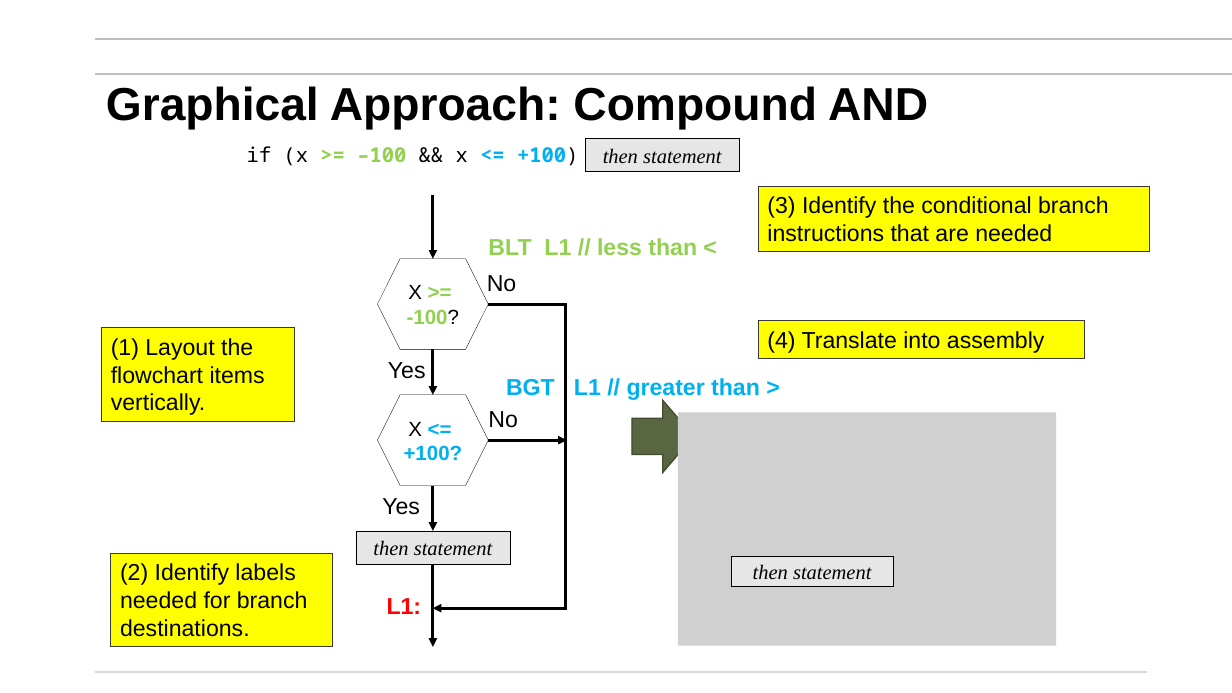
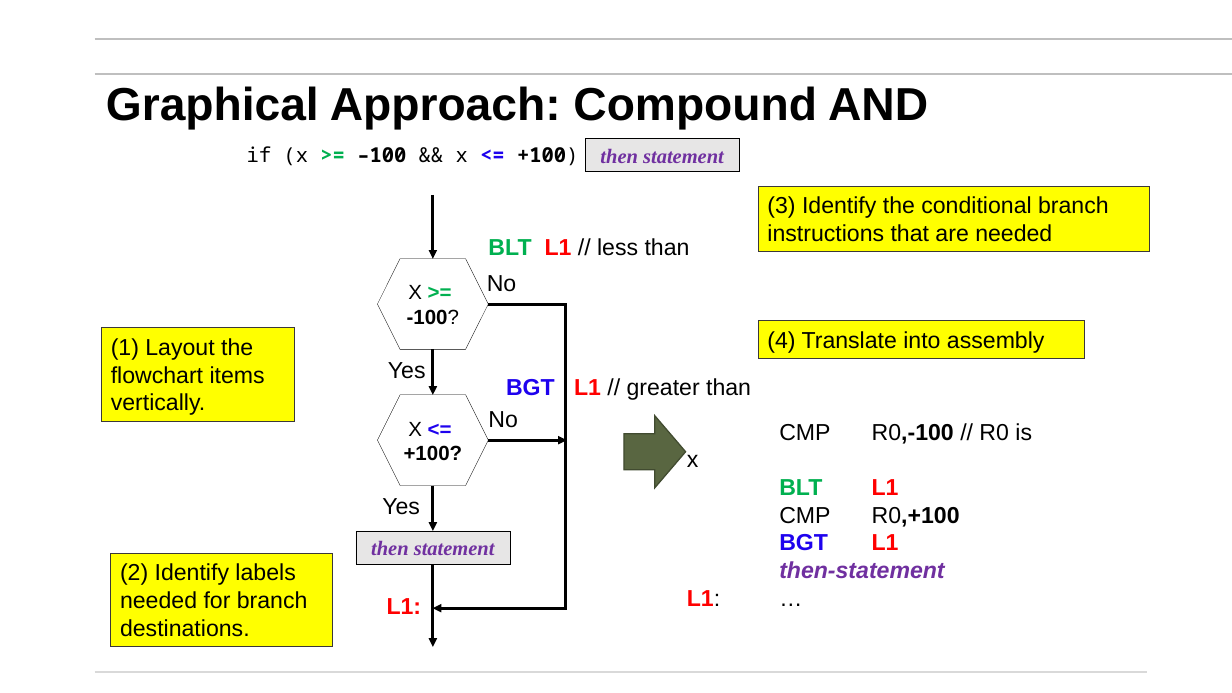
Before and after one commit to mikegrace2/CSEN20-Fall2026-Course-Website, a slide deck: slide 35 of Week05_MakindDecisionsAndWritingLoops/Ch06_MakingDecisions_WritingLoops_V4.pptx (slide 42 before the commit). Drawn at 1232x693 pixels with LibreOffice and Linux fonts; fonts in the diff are those of the drawing; grey boxes stand for pictures; background and template pictures are left out. Boxes give left, top, right and bottom in pixels: in the first picture for what was removed or moved away, otherwise in the second. Text is boxed around its words. In the diff, an @@ line names an element or a change of style, - is before the commit and + after.

Commit message:
Updated and rearranged, some coloring changes, some hiding parts, fixed some error parts ...

```diff
--- a/Week05_MakindDecisionsAndWritingLoops/Ch06_MakingDecisions_WritingLoops_V4.pptx
+++ b/Week05_MakindDecisionsAndWritingLoops/Ch06_MakingDecisions_WritingLoops_V4.pptx
@@ text "if (x >= –100 && ..." at [247, 146, 578, 166]: text colour #92D050 to #00B050 in ">="; text colour #92D050 to #000000 in "–100"; text colour #00B0F0 to #1E02EE in "<="; text colour #00B0F0 to #000000 in "+100)" @@
@@ rectangle "then statement" at [585, 139, 739, 172]: text colour #000000 to #7030A0, bold on @@
@@ text at [488, 238, 690, 256]: text changed; text colour #92D050 to #000000; bold off @@
-BLT L1 // less than <
+BLT L1 // less than
@@ hexagon "X >= -100?" at [377, 259, 488, 349]: text colour #92D050 to #00B050 in ">="; text colour #92D050 to #000000 in "-100?" @@
@@ text at [506, 378, 751, 400]: text changed; text colour #00B0F0 to #000000; bold off @@
-BGT L1 // greater than >
+BGT L1 // greater than
@@ hexagon "X <= +100?" at [377, 395, 488, 485]: text colour #00B0F0 to #1E02EE in "<="; text colour #00B0F0 to #000000 in "+100?" @@
@@ right arrow: place and size @@
-right arrow at [632, 400, 694, 472]
+right arrow at [624, 416, 686, 488]
@@ picture removed at [678, 412, 1057, 645] @@
@@ text added at [687, 423, 1032, 579], 18 pt, text #000000, bold @@
+CMP R0,-100 // R0 is x
+BLT L1
+CMP R0,+100
+BGT L1
+then-statement
+L1: …
@@ rectangle "then statement" at [356, 531, 510, 565]: text colour #000000 to #7030A0, bold on @@
@@ rectangle removed at [731, 556, 893, 587] @@
-then statement
```
Also in this commit, not shown: 18 other slides changed.
